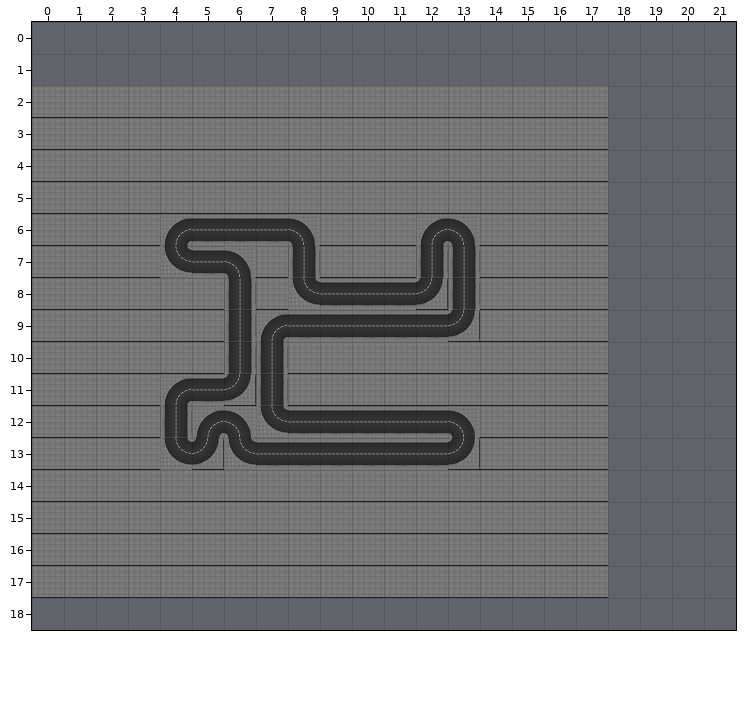
Tiled map -- gbScripts/track_output.tmx. Above is the file before it was changed.
Cells are 128x128 px. Shown: x 0..21, y 0..18. The old version is drawn lined up with the new one.
The result:
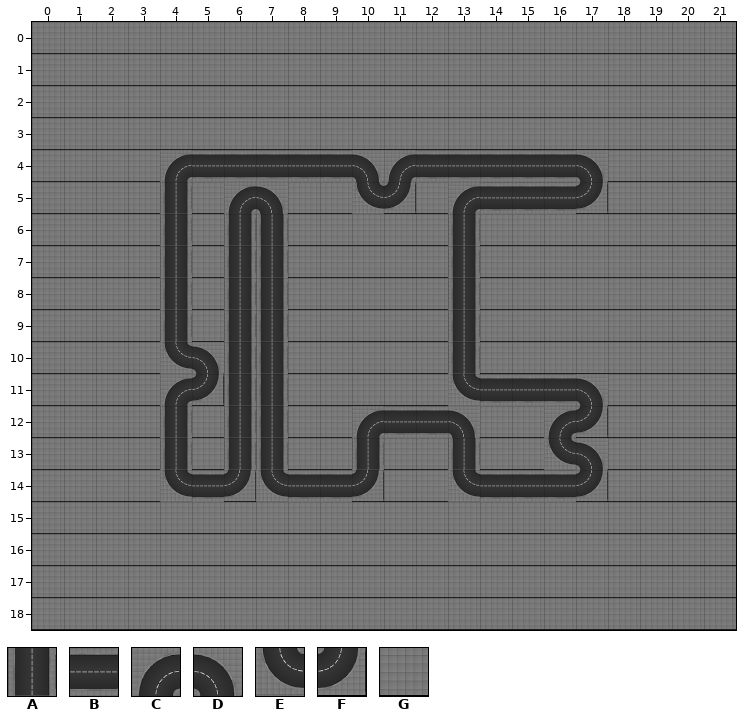
Key: from "track_01": A 0, B 1, C 7, D 8, E 14, F 15, G 21.
_ is an empty cell, . an unchanged one.
The exact change:
map size 18x16 -> 22x19 cells (old content now starts at 0,2; both pictures use the new coordinates)
--- layer "track"
@@ x 0..21 @@
- 0 ______________________
- 1 ______________________
- 2 ..................____
- 3 ..................____
- 4 ....GGGGGGGGGGGGGG____
- 5 ....G.GG..GG.GGGGG____
- 6 ....CBBBD...CD....____
- 7 ....EBDGA...A.....____
- 8 ....G..GEBBBF.....____
- 9 ....G..CBBBBBF....____
-10 ....GG.......G....____
-11 .....BF......GGGGG____
-12 .....CDEBBB.....GG____
-13 ....EFEBBBBBBF..GG____
-14 ....GGGGGGG..GGGGG____
-15 ..................____
-16 ..................____
-17 ..................____
-18 ______________________
+ 0 GGGGGGGGGGGGGGGGGGGGGG
+ 1 GGGGGGGGGGGGGGGGGGGGGG
+ 2 ..................GGGG
+ 3 ..................GGGG
+ 4 ....CBBBBBDCBBBBBDGGGG
+ 5 ....A.CD..EF.CBBBFGGGG
+ 6 ....AGAAG...GA....GGGG
+ 7 ....AGAAG...G.....GGGG
+ 8 ....A..AGGGGG.....GGGG
+ 9 ....A..AGGGGGA....GGGG
+10 ....ED.......A....GGGG
+11 .....FA......EBBBDGGGG
+12 .....GAAGGC.....CFGGGG
+13 ....AGAAGGAGGA..EDGGGG
+14 ....EBFEBBF..EBBBFGGGG
+15 ..................GGGG
+16 ..................GGGG
+17 ..................GGGG
+18 GGGGGGGGGGGGGGGGGGGGGG
